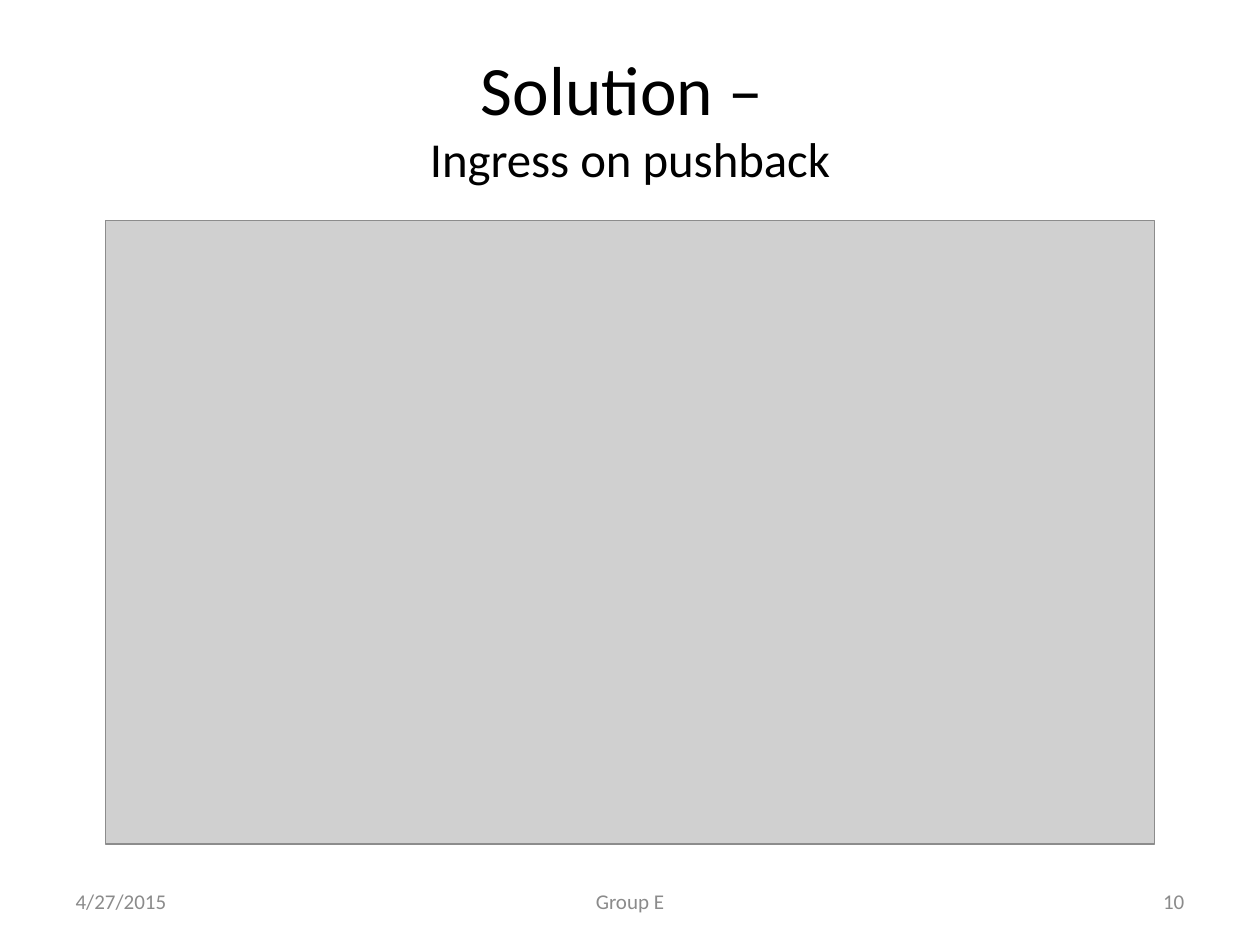
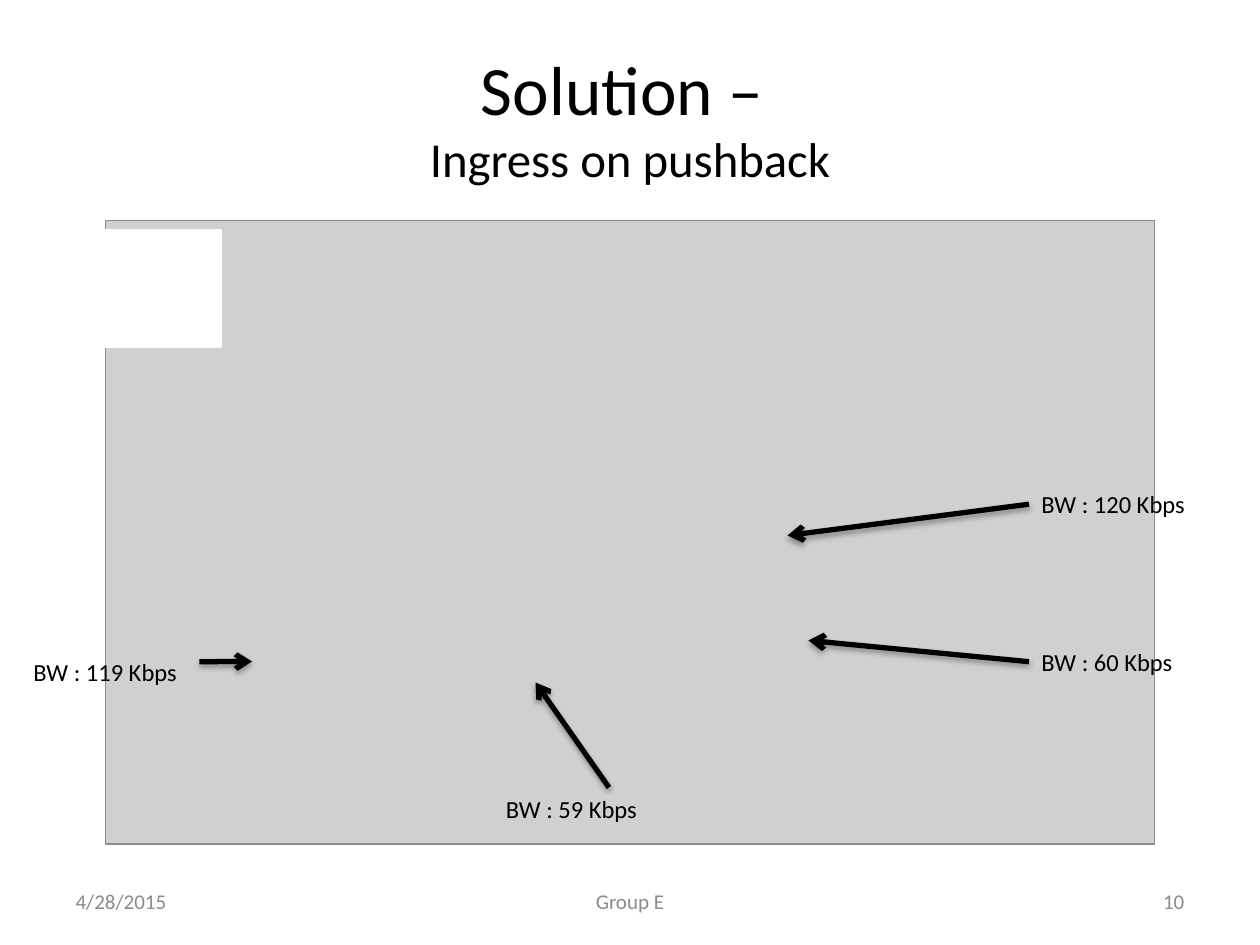
Before and after one commit to mishra14/DDoSAttackMitigationSystem, a slide deck: slide 10 of CIS 553.pptx. Drawn at 1260x945 pixels with LibreOffice and Linux fonts; fonts in the diff are those of the drawing; grey boxes stand for pictures. Boxes give left, top, right and bottom in pixels: in the first picture for what was removed or moved away, otherwise in the second. Text is boxed around its words. In the diff, an @@ line names an element or a change of style, - is before the commit and + after.

```diff
--- a/CIS 553.pptx
+++ b/CIS 553.pptx
@@ rectangle added at bbox=[73, 231, 220, 346], fill #FFFFFF, outline #FFFFFF 2 pt @@
@@ arrow added from (1029, 504) to (788, 536), #000000 3 pt @@
@@ text added at bbox=[1041, 493, 1185, 519], 14 pt, text #000000 @@
+BW : 120 Kbps
@@ arrow added from (1029, 662) to (809, 640), #000000 3 pt @@
@@ text added at bbox=[1041, 651, 1172, 677], 14 pt, text #000000 @@
+BW : 60 Kbps
@@ text added at bbox=[33, 661, 177, 687], 14 pt, text #000000 @@
+BW : 119 Kbps
@@ arrow added from (199, 662) to (252, 662), #000000 3 pt @@
@@ arrow added from (609, 788) to (536, 683), #000000 3 pt @@
@@ text added at bbox=[506, 801, 637, 822], 14 pt, text #000000 @@
+BW : 59 Kbps
@@ text at bbox=[76, 894, 167, 910]: text changed @@
-4/27/2015
+4/28/2015
```
Also in this commit, not shown: 11 other slides changed, 1 other file.
